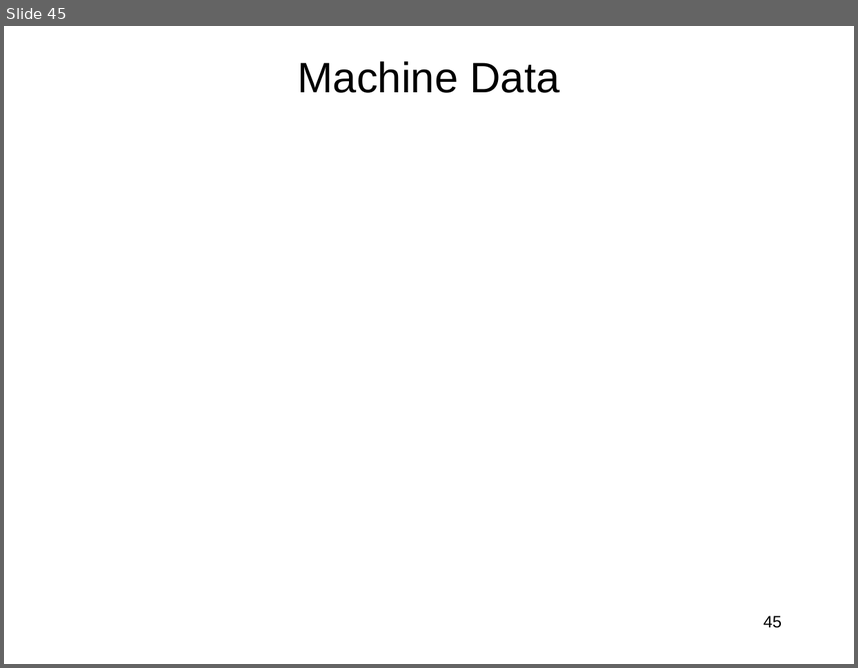
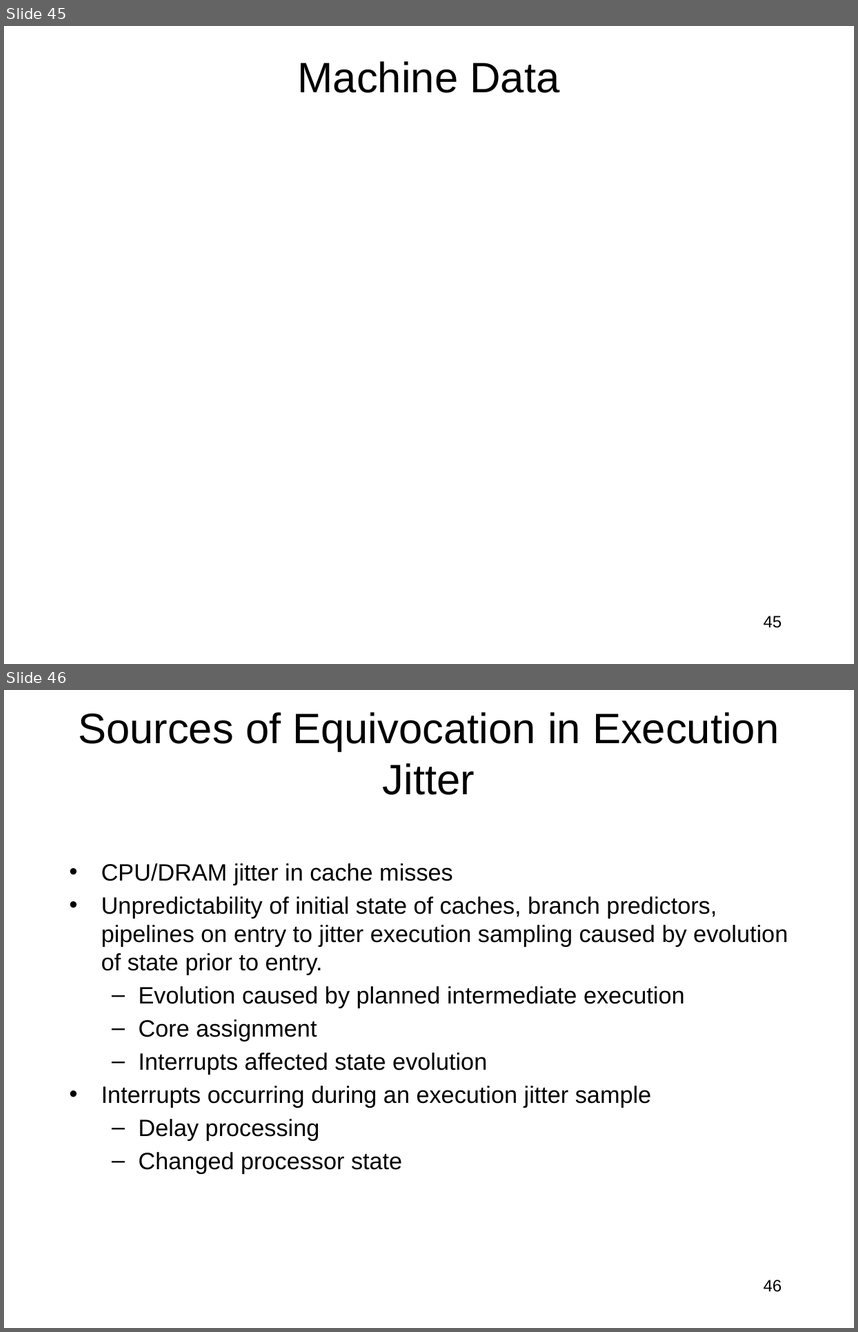
Before and after one commit to jlmucb/class_notes, a slide deck: BerkeleyClass/CS290Spring2013/Lectures/entropy_talk.pptx. Shown one above the other, each under a label of ours: slide 45 before the commit, slides 45 and 46 after it. The pictures are 858x668 and 858x1332 pixels, drawn with LibreOffice and Linux fonts; fonts in the diff are those of the drawing; grey boxes stand for pictures. Boxes give left, top, right and bottom in pixels: in the first picture for what was removed or moved away, otherwise in the second. Text is boxed around its words. In the diff, an @@ line names an element or a change of style, - is before the commit and + after.

```diff
--- a/BerkeleyClass/CS290Spring2013/Lectures/entropy_talk.pptx
+++ b/BerkeleyClass/CS290Spring2013/Lectures/entropy_talk.pptx
@@ slide 46 added at bbox=[4, 690, 854, 1328], background #FFFFFF @@
@@ title added at bbox=[78, 712, 779, 795], 36 pt, text #000000 @@
+Sources of Equivocation in Execution Jitter
@@ text added at bbox=[101, 863, 788, 1173], 20 pt, text #000000 @@
+• CPU/DRAM jitter in cache misses
+• Unpredictability of initial state of caches, branch predictors, pipelines on entry to jitter execution sampling caused by evolution of state prior to entry.
+  – Evolution caused by planned intermediate execution
+  – Core assignment
+  – Interrupts affected state evolution
+• Interrupts occurring during an execution jitter sample
+  – Delay processing
+  – Changed processor state
@@ page number added at bbox=[764, 1279, 782, 1292], 14 pt, text #000000 @@
+46
```
Also in this commit, not shown: 1 slide changed, 3 other slides added, 1 other file.
